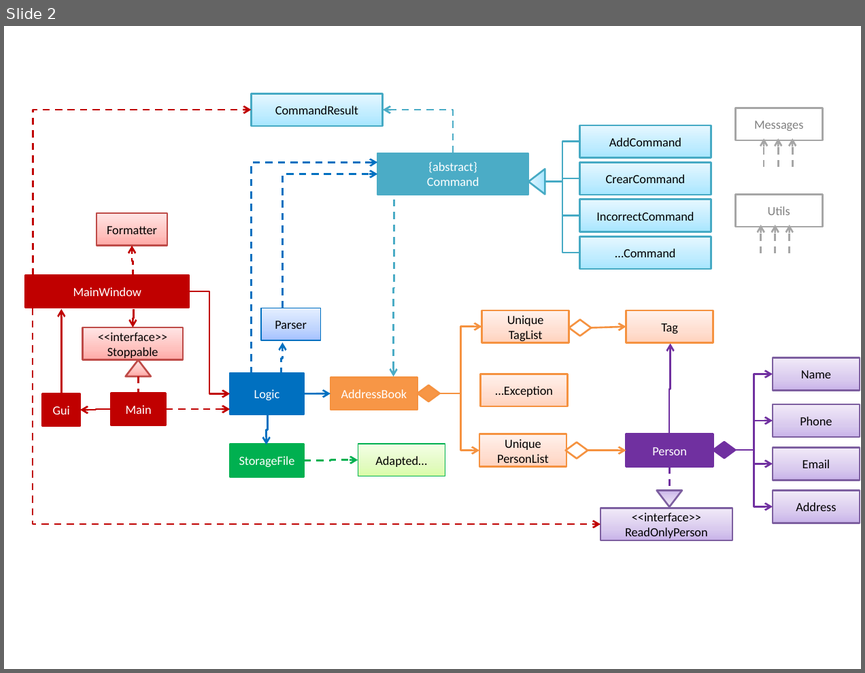
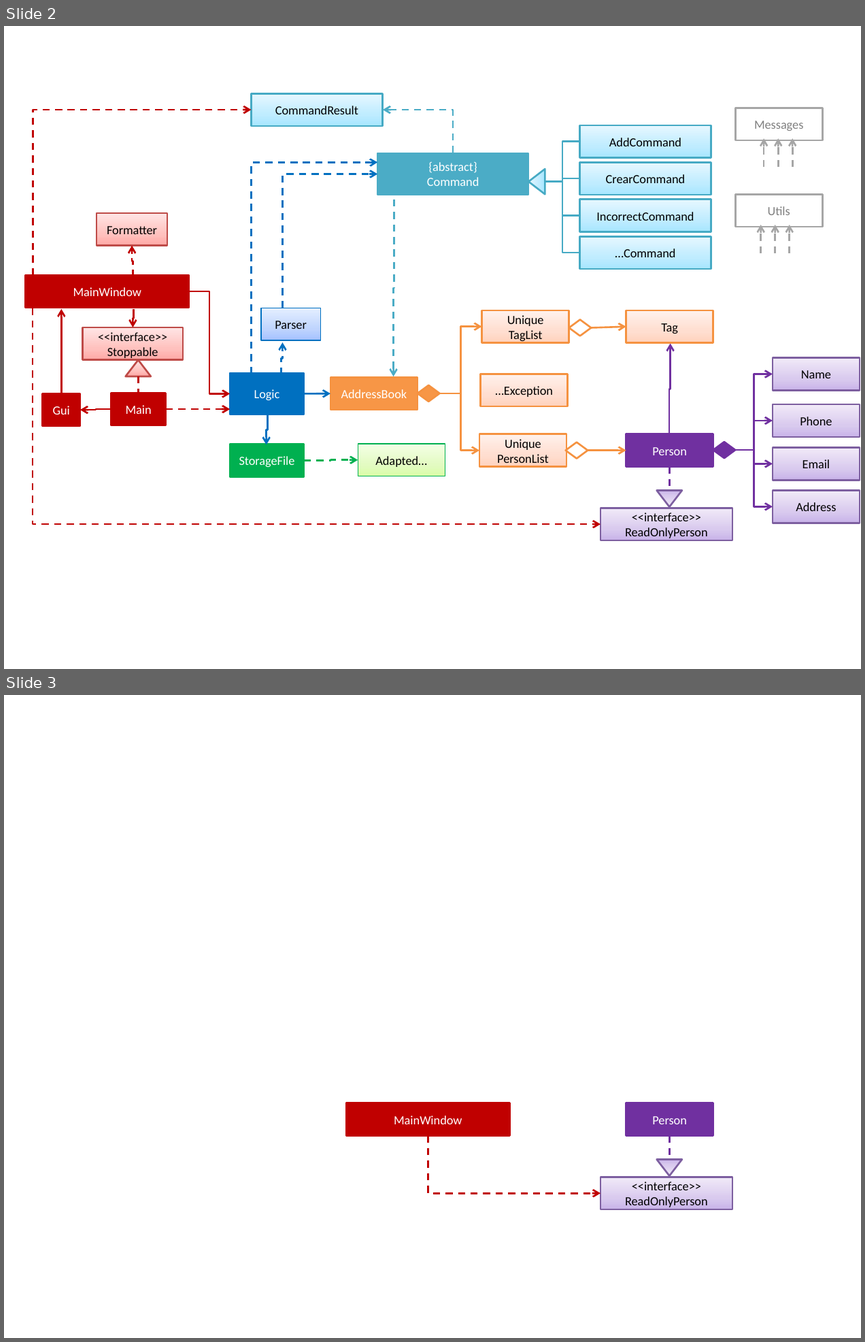
Before and after one commit to se-edu/addressbook-level25, a slide deck: doc/Diagrams.pptx. Shown one above the other, each under a label of ours: slide 2 before the commit, slides 2 and 3 after it. The pictures are 865x673 and 865x1342 pixels, drawn with LibreOffice and Linux fonts; fonts in the diff are those of the drawing. Boxes give left, top, right and bottom in pixels: in the first picture for what was removed or moved away, otherwise in the second. Text is boxed around its words. In the diff, an @@ line names an element or a change of style, - is before the commit and + after.

Commit message:
Learning Outcomes: Add LO-Interfaces

```diff
--- a/doc/Diagrams.pptx
+++ b/doc/Diagrams.pptx
@@ slide 3 added at (4,695,861,1338), background #FFFFFF @@
@@ rectangle added at (346,1103,509,1136), fill #C00000, outline #C00000 1.5 pt, 10.5 pt, text #FFFFFF @@
+MainWindow
@@ rectangle added at (626,1103,713,1136), fill #7030A0, outline #7030A0 1.5 pt, 10.5 pt, text #FFFFFF @@
+Person
@@ elbow arrow added from (428, 1136) to (600, 1193), #C00000 1.5 pt dashed @@
@@ elbow line added from (670, 1136) to (669, 1159), #7030A0 1.5 pt dashed @@
@@ triangle added at (657,1159,683,1176), fill gradient #C9B5E8 to #D8CBEE to #F0EAF9, outline #7D60A0 1.5 pt @@
@@ rectangle added at (600,1176,732,1209), fill gradient #C9B5E8 to #D8CBEE to #F0EAF9, outline #7D60A0 1.5 pt, 10.5 pt, text #000000 @@
+<<interface>>
+ReadOnlyPerson
```
Also in this commit, not shown: 1 slide changed, 3 other files.
